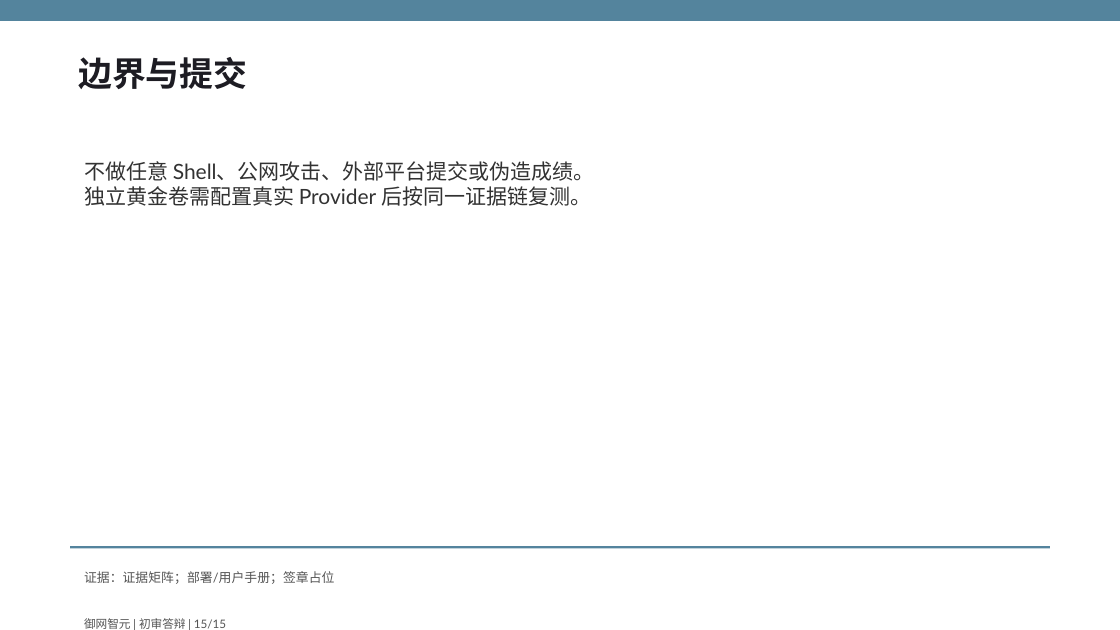
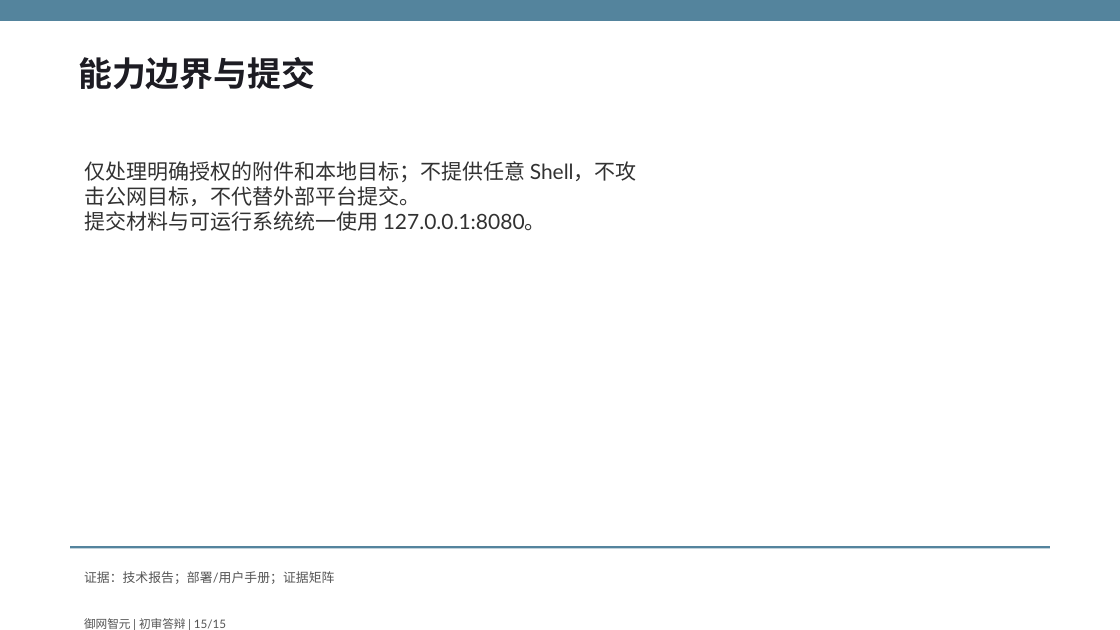
Before and after one commit to fuyao0612/gdaib-ctf-agent, a slide deck: slide 15 of output/submission/御网智元-初审答辩.pptx. Drawn at 1120x630 pixels with LibreOffice and Linux fonts; fonts in the diff are those of the drawing. Boxes give left, top, right and bottom in pixels: in the first picture for what was removed or moved away, otherwise in the second. Text is boxed around its words. In the diff, an @@ line names an element or a change of style, - is before the commit and + after.

Commit message:
移除非官方评测概念并恢复统一部署入口

```diff
--- a/output/submission/御网智元-初审答辩.pptx
+++ b/output/submission/御网智元-初审答辩.pptx
@@ text at [78, 57, 315, 89]: text changed @@
-边界与提交
+能力边界与提交
@@ text at [84, 161, 637, 231]: text changed @@
-不做任意 Shell、公网攻击、外部平台提交或伪造成绩。
-独立黄金卷需配置真实 Provider 后按同一证据链复测。
+仅处理明确授权的附件和本地目标；不提供任意 Shell，不攻击公网目标，不代替外部平台提交。
+提交材料与可运行系统统一使用 127.0.0.1:8080。
@@ text at [84, 571, 334, 584]: text changed @@
-证据：证据矩阵；部署/用户手册；签章占位
+证据：技术报告；部署/用户手册；证据矩阵
```
Also in this commit, not shown: 14 other slides changed, 48 other files.
